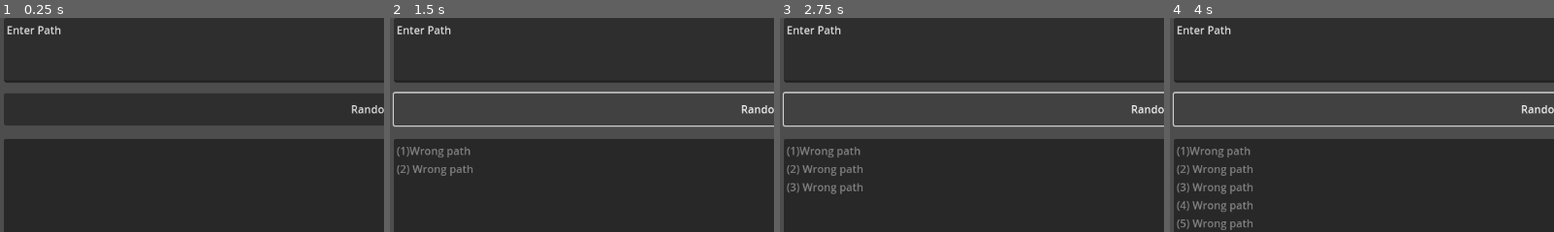
Above: before the commit, frames 1-4 (left to right).
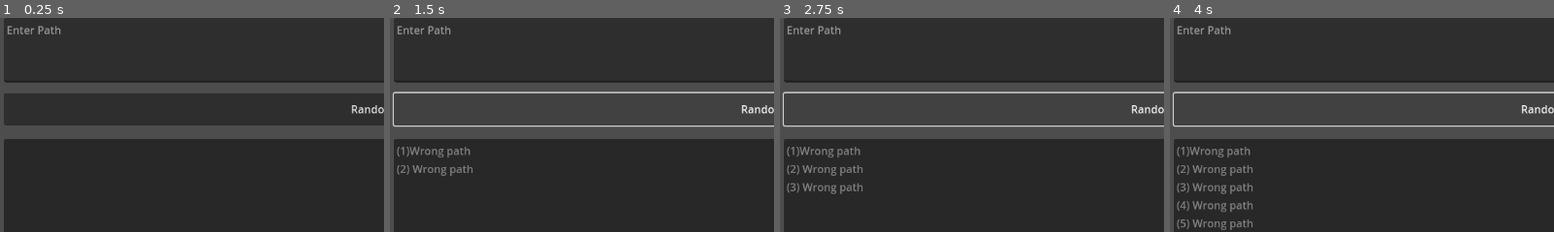
Above: after the commit, the same moments.

Repository: Vulpan/Randomizer
Game: Godot game, scene res://main.tscn
Two runs of this game, one before a commit and one after it. Both use one fixed random seed, a clock stepped at 60 frames per second and the inputs below.
Inputs:
- Up to frame 1 (0.25 s): no input
- Up to frame 2 (1.5 s): click "Randomize" at 0.5 s; click "Randomize" at 1.25 s
- Up to frame 3 (2.75 s): click "Randomize" at 2 s
- Up to frame 4 (4 s): tap Enter at 2.75 s; tap Space at 3.5 s
The pictures show only the part of the screen within x 1-50%, y 1-51%; the shares and areas given below are measured in that part.

The runs differ from the first frame. In frame 1, 0.2% of the frame differs, in the area x 2-16%, y 3-8%; in frame 2, 0.2%; in frame 3, 0.2%; in frame 4, 0.2%.

Commit message:
Minor Improvements
Improved file numbering

Diff:
--- a/Randomizer.gd
+++ b/Randomizer.gd
@@ -44,11 +44,10 @@
 						else:
 							none = false
 
-
-
+				var string_number = _normalize_number(number, length)
 				var regex_name = regex.sub(file_name, "")
-				var new_name = str(number) + ". " + regex_name
-				dir.rename_absolute(dir.get_current_dir()+ "/" + file_name, dir.get_current_dir()+ "/" + new_name)
+				var new_name = string_number + ". " + regex_name
+				DirAccess.rename_absolute(dir.get_current_dir()+ "/" + file_name, dir.get_current_dir()+ "/" + new_name)
 
 				_print_file_change(file_name, new_name)
 
@@ -58,14 +57,41 @@
 	else:
 		print("An error occurred when trying to access the path.")
 
+func _normalize_number(number: int, length: int) -> String:
+	var digits_number_in_number: int = _digits_numbers_in_int(number)
+	var digits_number_in_length: int = _digits_numbers_in_int(length)
+	var string_number: String = ""
+
+	var i : int = digits_number_in_number
+	while i < digits_number_in_length:
+		string_number += "0"
+		i += 1
+
+	string_number += str(number)
+
+	return string_number
+
+func _digits_numbers_in_int(number: int) -> int:
+	var digit_number: int = 0
+
+	if number <= 0:
+		return 1
+
+	while number > 0:
+		digit_number += 1
+		number /= 10
+		number = floor(number)
+
+	return digit_number
+
 func _on_randomize_button_pressed() -> void:
 	_rename_files()
 
-func _print_in_console(str: String) -> void:
+func _print_in_console(s: String) -> void:
 	if console_text_edit.text.is_empty():
-		console_text_edit.text = "(" + str(line_in_console) + ")" + str
+		console_text_edit.text = "(" + str(line_in_console) + ")" + s
 	else:
-		console_text_edit.text = console_text_edit.text + "\n" + "(" + str(line_in_console) + ") " + str
+		console_text_edit.text = console_text_edit.text + "\n" + "(" + str(line_in_console) + ") " + s
 
 	line_in_console += 1
 
--- a/main.tscn
+++ b/main.tscn
@@ -25,7 +25,7 @@
 offset_right = -16.0
 offset_bottom = 112.0
 grow_horizontal = 2
-text = "Enter Path"
+placeholder_text = "Enter Path"
 
 [node name="RandomizeButton" type="Button" parent="CanvasLayer/Control"]
 custom_minimum_size = Vector2(1000, 48)
--- a/project.godot
+++ b/project.godot
@@ -12,5 +12,5 @@
 
 config/name="Randomizer"
 run/main_scene="res://main.tscn"
-config/features=PackedStringArray("4.1", "Forward Plus")
+config/features=PackedStringArray("4.2", "Forward Plus")
 config/icon="res://icon.svg"
